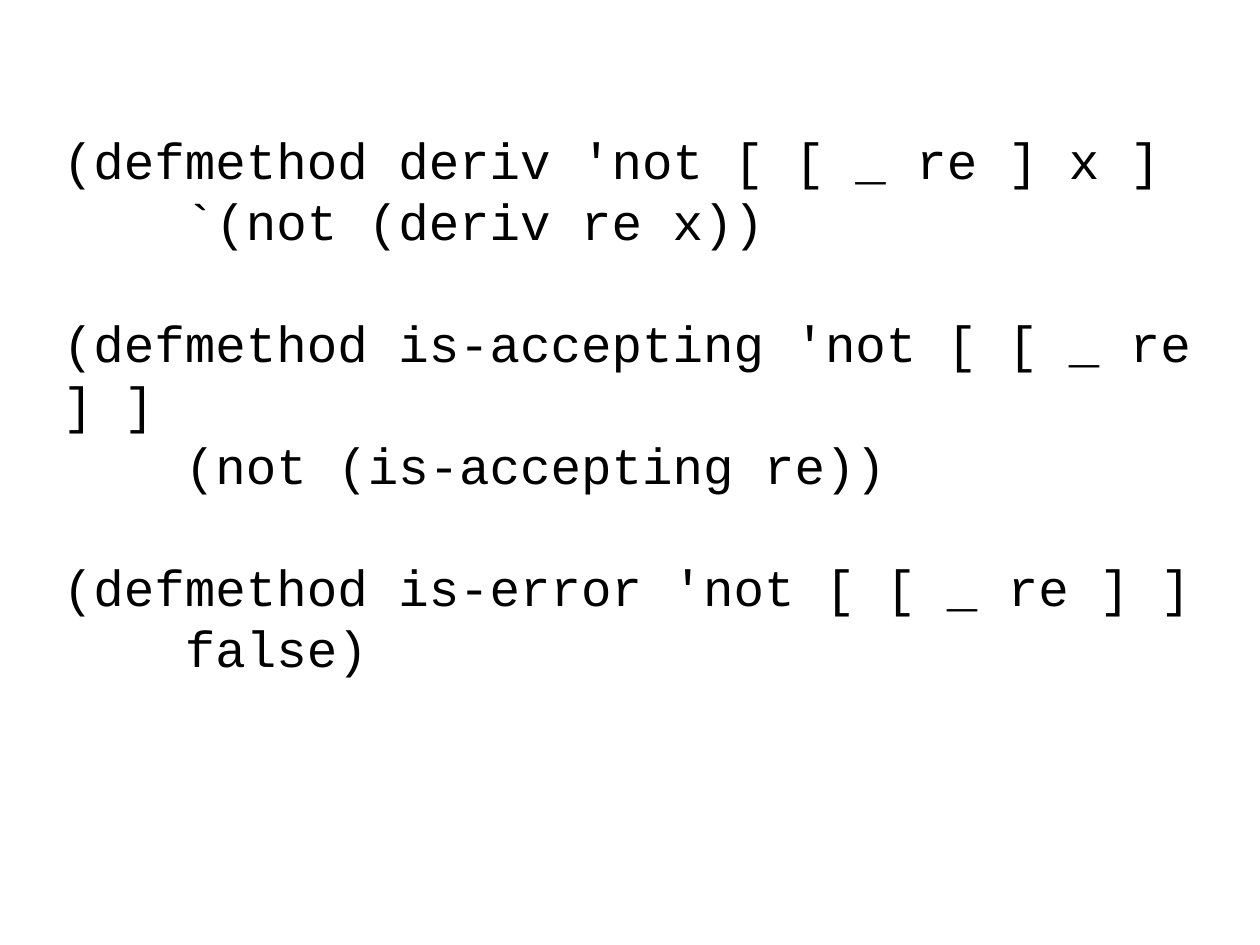
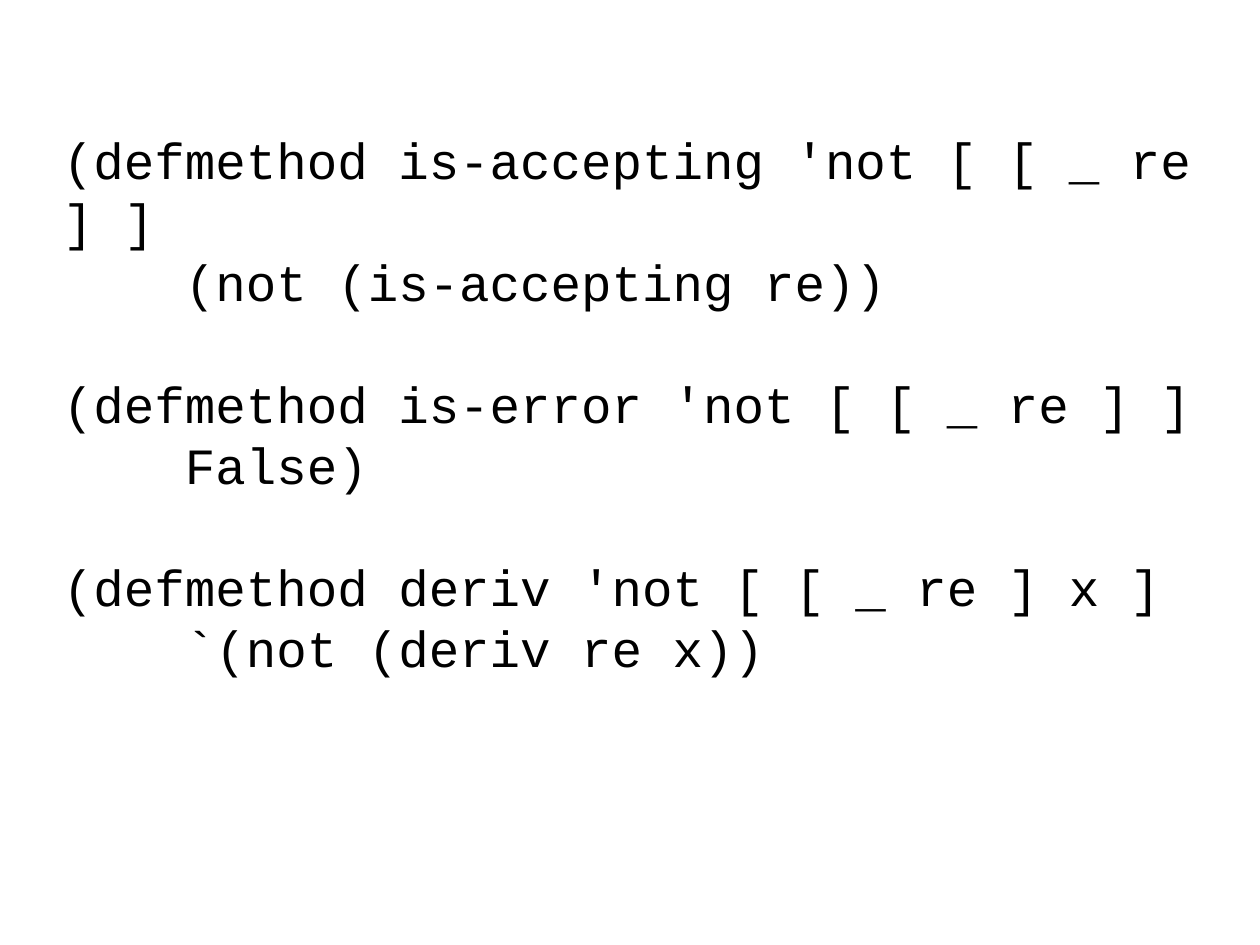
Before and after one commit to bhurt/presentations, a slide deck: slide 96 of pdre.odp (slide 91 before the commit). Drawn at 1260x945 pixels with LibreOffice and Linux fonts; fonts in the diff are those of the drawing. Boxes give left, top, right and bottom in pixels: in the first picture for what was removed or moved away, otherwise in the second. Text is boxed around its words. In the diff, an @@ line names an element or a change of style, - is before the commit and + after.

```diff
--- a/pdre.odp
+++ b/pdre.odp
@@ subtitle at [63, 143, 1099, 251]: paragraphs removed @@
-(defmethod deriv 'not [ [ _ re ] x ]
-`(not (deriv re x))
@@ subtitle at [63, 447, 1099, 678]: text changed @@
-false)
+False)
+(defmethod deriv 'not [ [ _ re ] x ]
+`(not (deriv re x))
```
Also in this commit, not shown: 10 other slides changed, 7 slides added, 1 slide removed, 1 other file.
